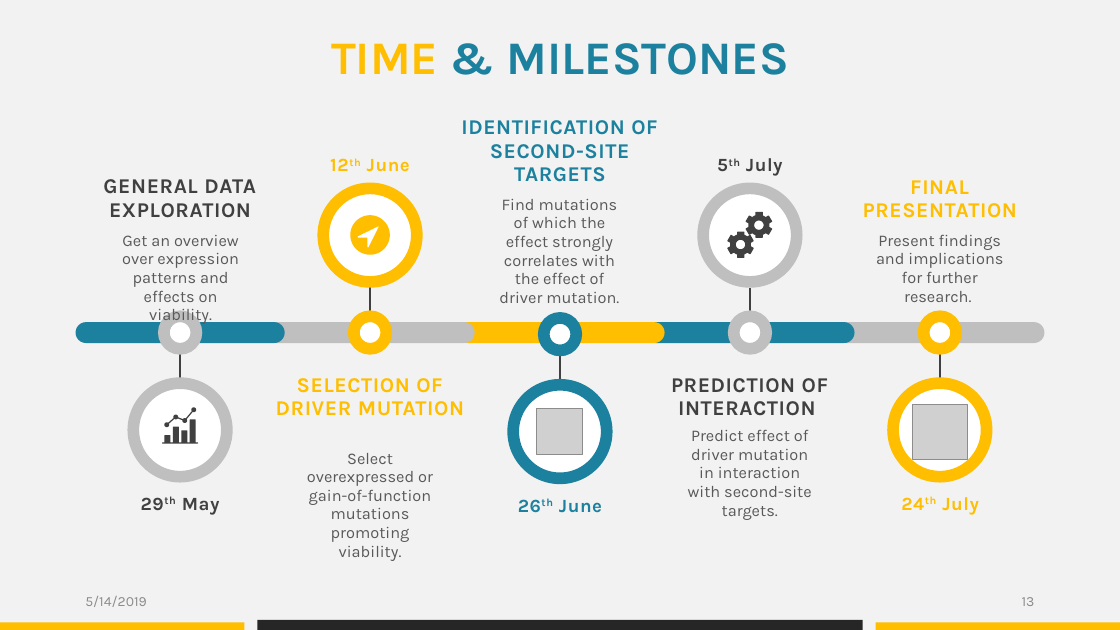
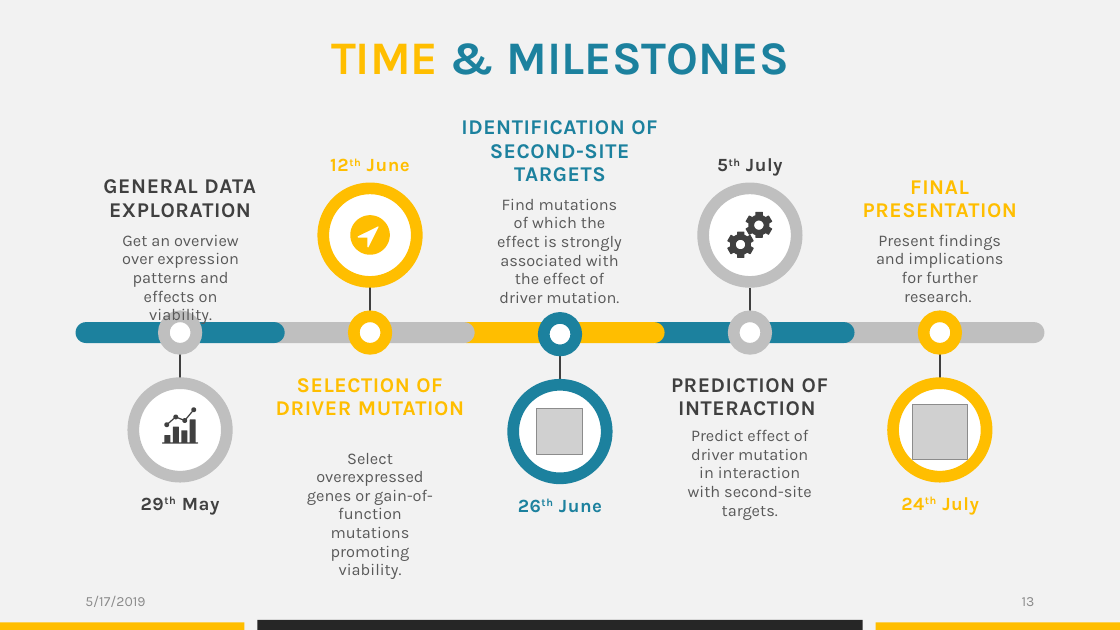
Before and after one commit to datascience-mobi/group-04-project-1-4, a slide deck: slide 13 of Project proposal_presentation_V1.pptx. Drawn at 1120x630 pixels with LibreOffice and Linux fonts; fonts in the diff are those of the drawing; grey boxes stand for pictures. Boxes give left, top, right and bottom in pixels: in the first picture for what was removed or moved away, otherwise in the second. Text is boxed around its words. In the diff, an @@ line names an element or a change of style, - is before the commit and + after.

Commit message:
Coreccted Proposal: Associated, not correlated

```diff
--- a/Project proposal_presentation_V1.pptx
+++ b/Project proposal_presentation_V1.pptx
@@ text at (497,199,622,303): text changed @@
-Find mutations of which the effect strongly correlates with the effect of driver mutation.
+Find mutations of which the effect is strongly associated with the effect of driver mutation.
@@ text at (307,453,433,579): text changed @@
-Select overexpressed or gain-of-function mutations promoting viability.
+Select overexpressed genes or gain-of-function mutations promoting viability.
@@ text at (85,596,145,607): text changed @@
-5/14/2019
+5/17/2019
```
Also in this commit, not shown: 19 other slides changed.
